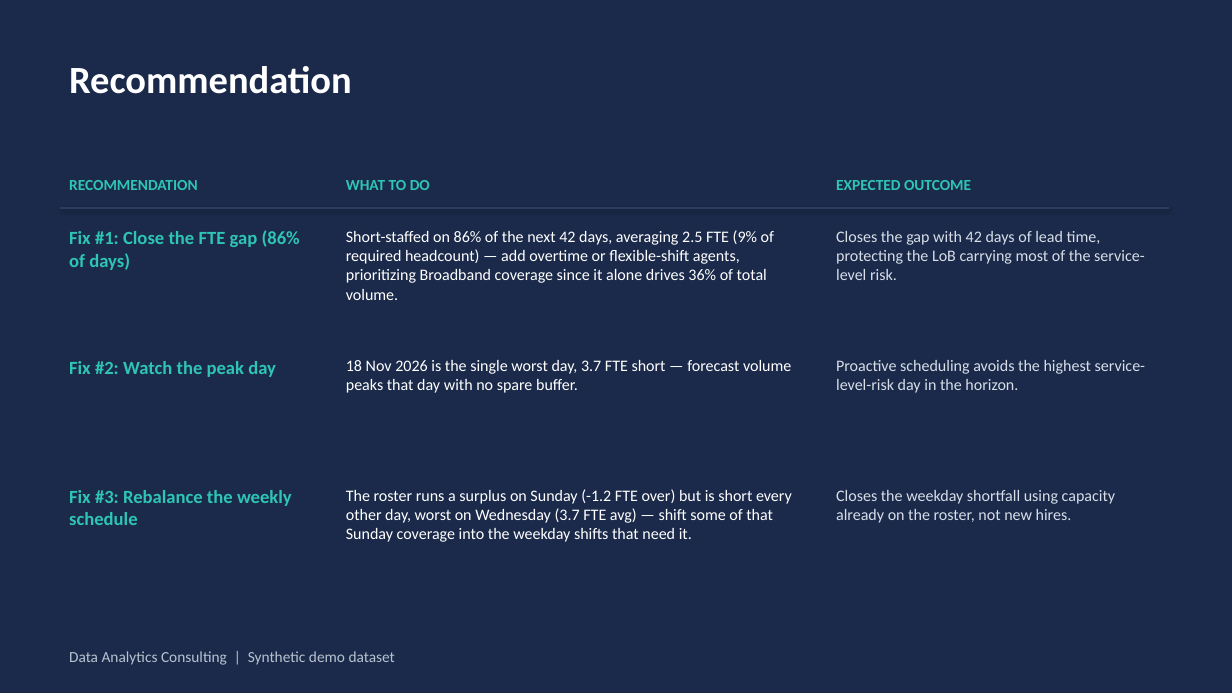
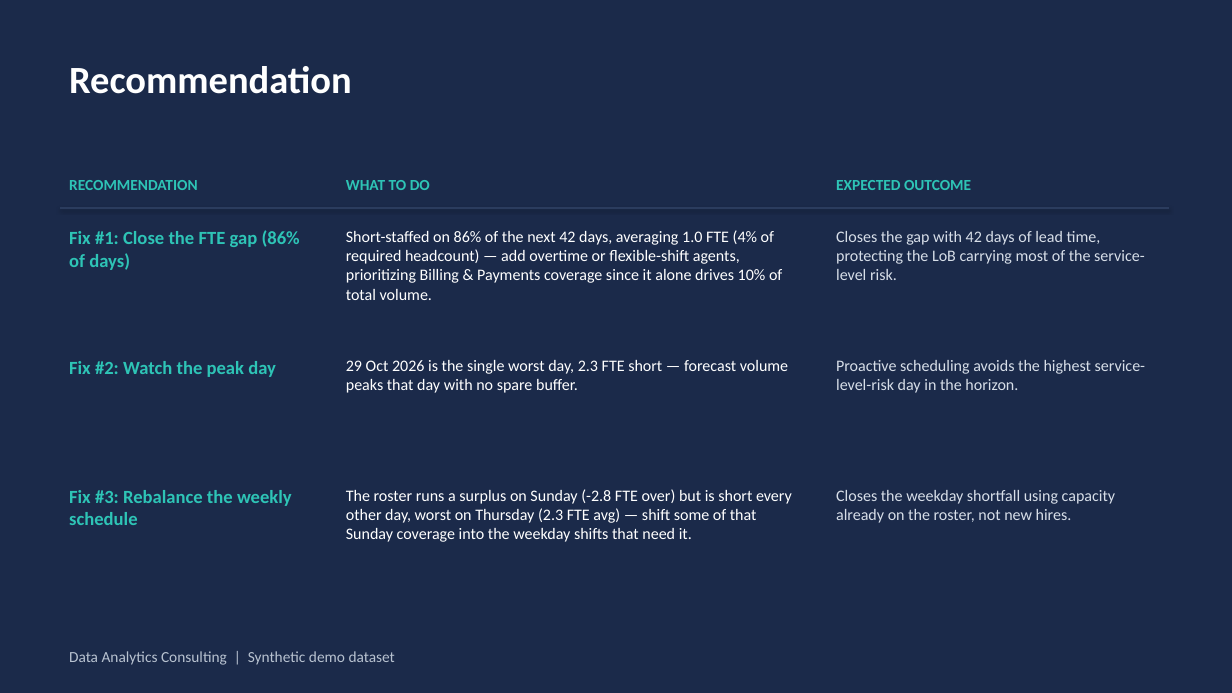
Before and after one commit to rameshpennam/ds-use-cases, a slide deck: slide 6 of usecase2_demand_forecasting/final_output/usecase2_forecast_summary.pptx. Drawn at 1232x693 pixels with LibreOffice and Linux fonts; fonts in the diff are those of the drawing. Boxes give left, top, right and bottom in pixels: in the first picture for what was removed or moved away, otherwise in the second. Text is boxed around its words. In the diff, an @@ line names an element or a change of style, - is before the commit and + after.

```diff
--- a/usecase2_demand_forecasting/final_output/usecase2_forecast_summary.pptx
+++ b/usecase2_demand_forecasting/final_output/usecase2_forecast_summary.pptx
@@ text at (x1=346, y1=230, x2=782, y2=300): text changed @@
-Short-staffed on 86% of the next 42 days, averaging 2.5 FTE (9% of required headcount) — add overtime or flexible-shift agents, prioritizing Broadband coverage since it alone drives 36% of total volume.
+Short-staffed on 86% of the next 42 days, averaging 1.0 FTE (4% of required headcount) — add overtime or flexible-shift agents, prioritizing Billing & Payments coverage since it alone drives 10% of total volume.
@@ text at (x1=346, y1=360, x2=788, y2=393): text changed @@
-18 Nov 2026 is the single worst day, 3.7 FTE short — forecast volume peaks that day with no spare buffer.
+29 Oct 2026 is the single worst day, 2.3 FTE short — forecast volume peaks that day with no spare buffer.
@@ text at (x1=346, y1=489, x2=792, y2=542): text changed @@
-The roster runs a surplus on Sunday (-1.2 FTE over) but is short every other day, worst on Wednesday (3.7 FTE avg) — shift some of that Sunday coverage into the weekday shifts that need it.
+The roster runs a surplus on Sunday (-2.8 FTE over) but is short every other day, worst on Thursday (2.3 FTE avg) — shift some of that Sunday coverage into the weekday shifts that need it.
```
Also in this commit, not shown: 3 other slides changed, 8 other files.
